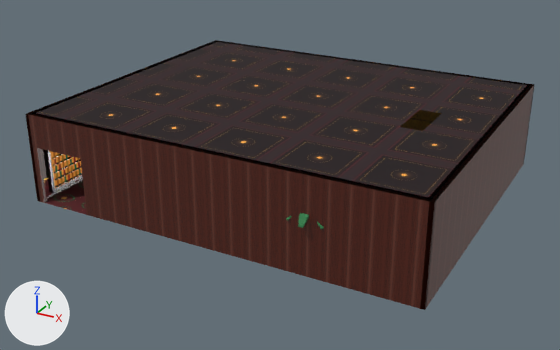
What one commit did to the glTF model tools/paquet_essai/casino_minuit/decor/zone-M-RESTAURANT.glb.
Camera for both pictures: a camera (50 mm lens) standing at (48.0, -15.1, 24.3) and looking at (28.6, 20.0, 6.7). Every picture has the same lights, and +X, +Y and +Z are marked at lower left. The older version comes first. Where no turn or scale is listed for an object, it has been applied to the vertices.

The first picture shows 'static', 'static.002', 'static.003', 'static.004' and 3 more.
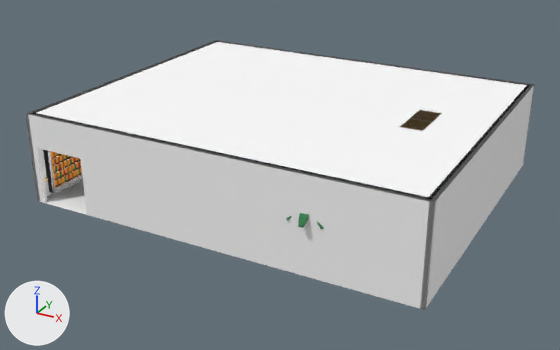
Where the change shows, as pixel boxes [x1, y1, x2, y2] in the pictures (560 x 350 px):
```json
{"object": "static.003", "change": "surface changed", "before": [25, 40, 534, 310], "after": [25, 40, 534, 310], "on screen": "brown to grey"}
{"object": "static.002", "change": "surface changed", "before": [28, 40, 534, 201], "after": [28, 40, 534, 201], "on screen": "lighter"}
{"object": "static", "change": "surface changed", "before": [45, 180, 87, 215], "after": [45, 180, 87, 215], "on screen": "brown to white"}
```

The change, as JSON lines over the scene's bpy script:
```json
{"op": "add", "block": "img_matiere_png", "code": ["img_matiere_png = load_image('matiere.png', 'tex/matiere.png', 1, 1, 'sRGB')"]}
{"op": "set", "path": "mat_da_moquetted.texture", "old": "img_87d598e70fb27d20_png", "new": "img_matiere_png"}
{"op": "set", "path": "mat_da_plafondbas.texture", "old": "img_9be791e16c2f94d6_png", "new": "img_matiere_png"}
{"op": "set", "path": "mat_da_boislaque.texture", "old": "img_8baffad2e5b9109d_png", "new": "img_matiere_png"}
```
